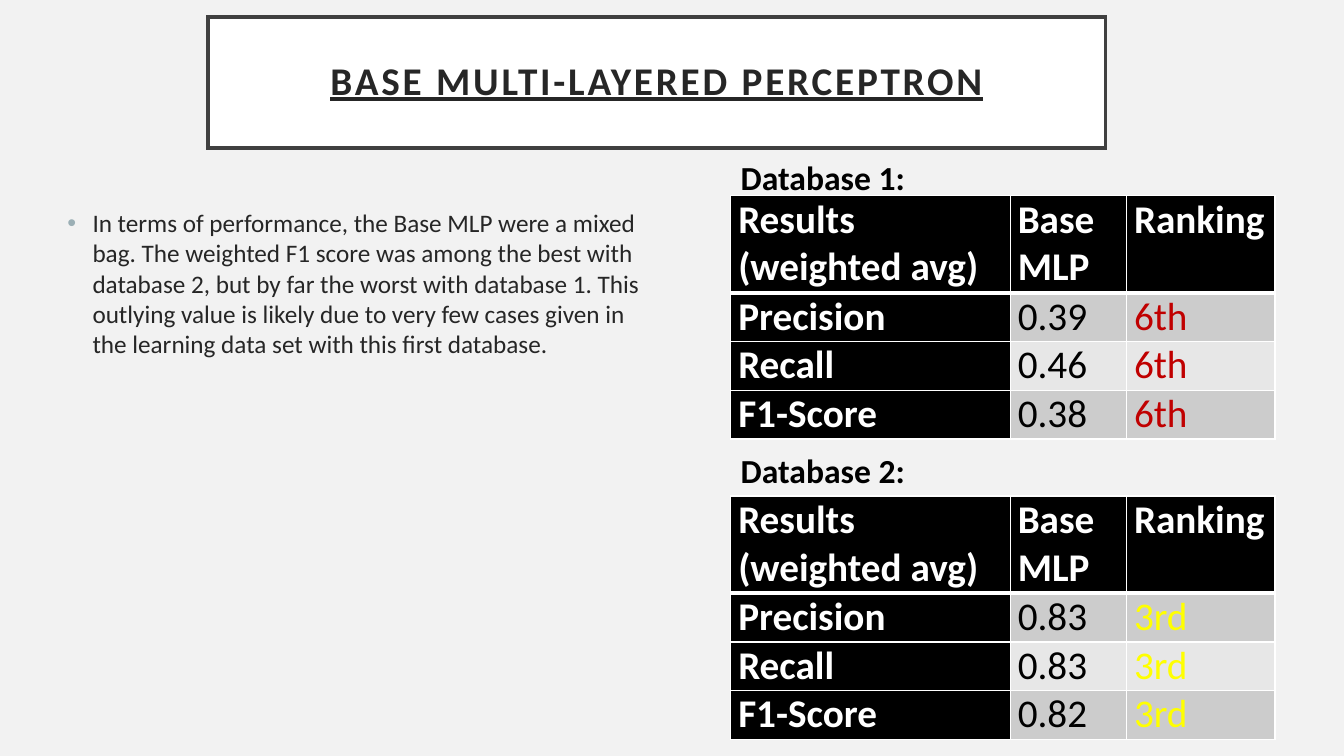
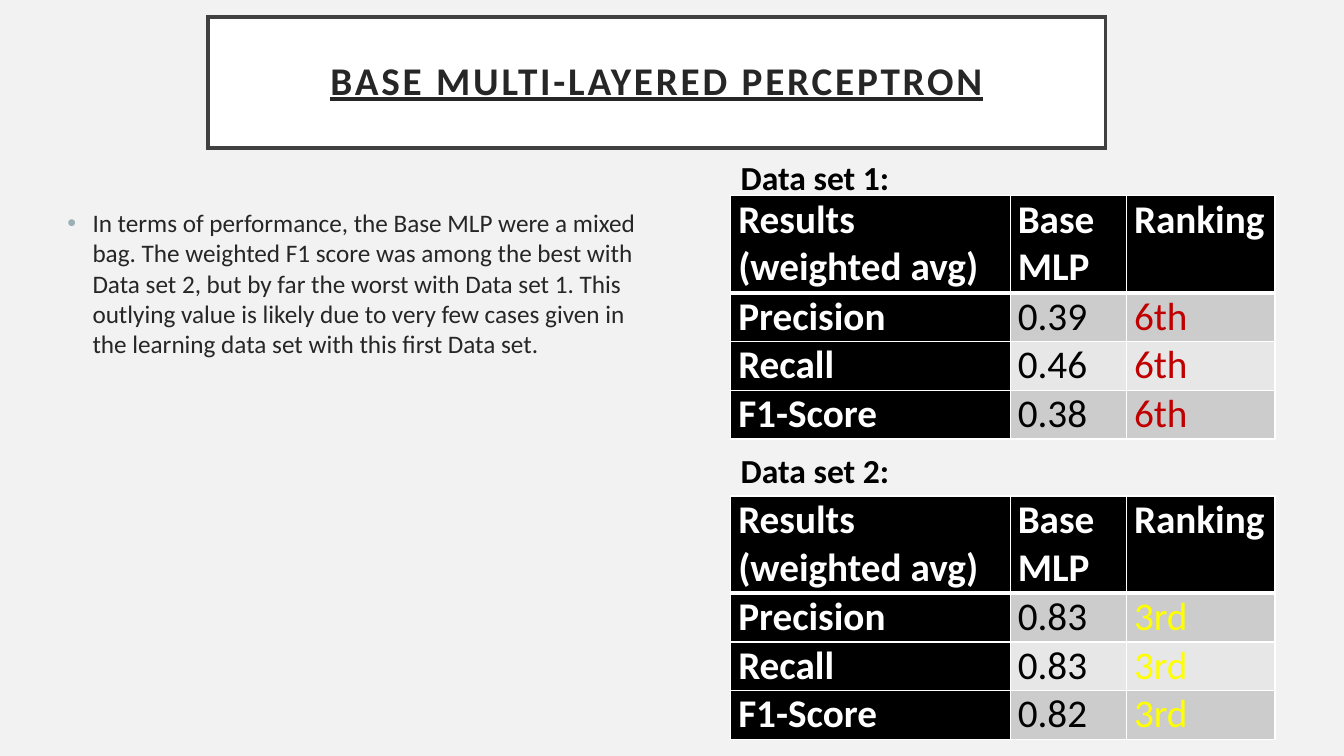
Before and after one commit to patnunes/COMP472, a slide deck: slide 13 of Result_Analysis.pptx. Drawn at 1344x756 pixels with LibreOffice and Linux fonts; fonts in the diff are those of the drawing. Boxes give left, top, right and bottom in pixels: in the first picture for what was removed or moved away, otherwise in the second. Text is boxed around its words. In the diff, an @@ line names an element or a change of style, - is before the commit and + after.

```diff
--- a/Result_Analysis.pptx
+++ b/Result_Analysis.pptx
@@ text at bbox=[741, 168, 889, 198]: text changed @@
-Database 1:
+Data set 1:
@@ text at bbox=[93, 214, 635, 358]: text changed @@
-• In terms of performance, the Base MLP were a mixed bag. The weighted F1 score was among the best with database 2, but by far the worst with database 1. This outlying value is likely due to very few cases given in the learning data set with this first database.
+• In terms of performance, the Base MLP were a mixed bag. The weighted F1 score was among the best with Data set 2, but by far the worst with Data set 1. This outlying value is likely due to very few cases given in the learning data set with this first Data set.
@@ text at bbox=[741, 461, 889, 484]: text changed @@
-Database 2:
+Data set 2:
```
Also in this commit, not shown: 14 other slides changed.
